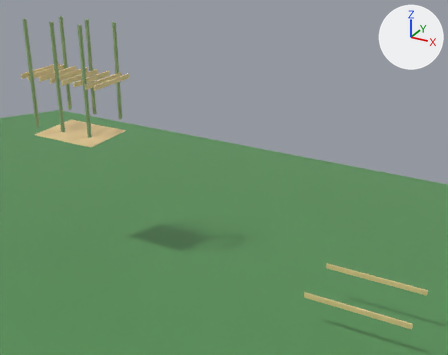
Before and after pictures for a commit that changed the Blender file coop.blend.
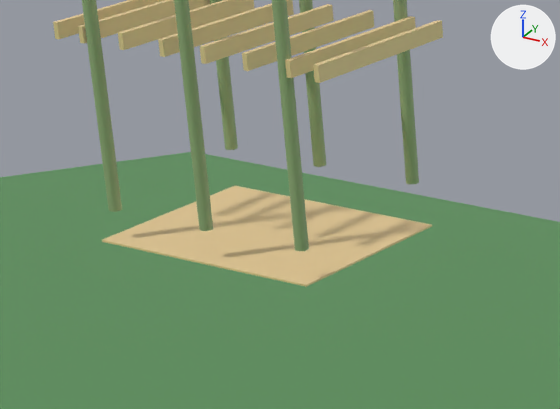
The first picture shows the older version from a camera (50 mm lens) standing at (13.59, -14.82, 10.54) and looking at (4.52, 1.68, 2.3). The close-ups show the older and then the newer version on the part from 1% to 36% of the width and 19% to 51% of the height of that picture. Only the edits that show in the close-ups are written down. The lights are fixed; the arrows at upper right show +X, +Y and +Z.

Objects in the first close-up: 'Ground', 'Joist_2', 'Joist_4', 'Joist_5', 'Joist_6', 'Joist_7', 'Ply_Back', 'Ply_Front', 'Post_0', 'Post_1', 'Post_2', 'Post_5' and 5 more.
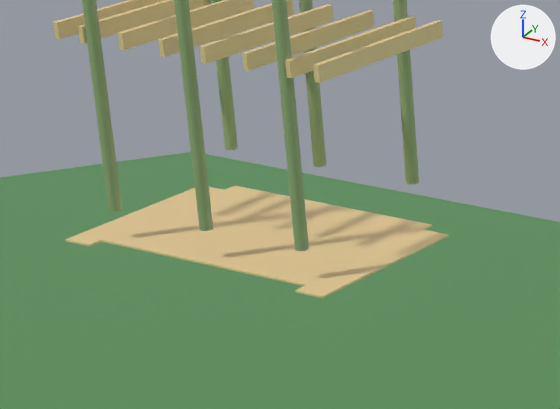
The change in detail:
Mesh me_cube_011 is new.
It is a box spanning x -0.15..0.15, y -0.9..0.9, z -0.01..0.01.
It uses material mat_timber (beige #e7cb95).
Object 'Ply_Cantilever_R' (ob_ply_cantilever_r) is new; it shows me_cube_011.
Its location is (1.35, -0.15, 3.608).
Object 'Ply_Cantilever_L' (ob_ply_cantilever_l) is new; it shows a copy of me_cube_011.
Its location is (-1.35, -0.15, 3.608).

Location of each change, (x1, y1, x2, y2) in pixels of the close-ups (560 x 409 px):
'Ply_Cantilever_R', added (beige): after (295, 229, 449, 298)
'Ply_Cantilever_L', added (beige): after (65, 187, 223, 246)
